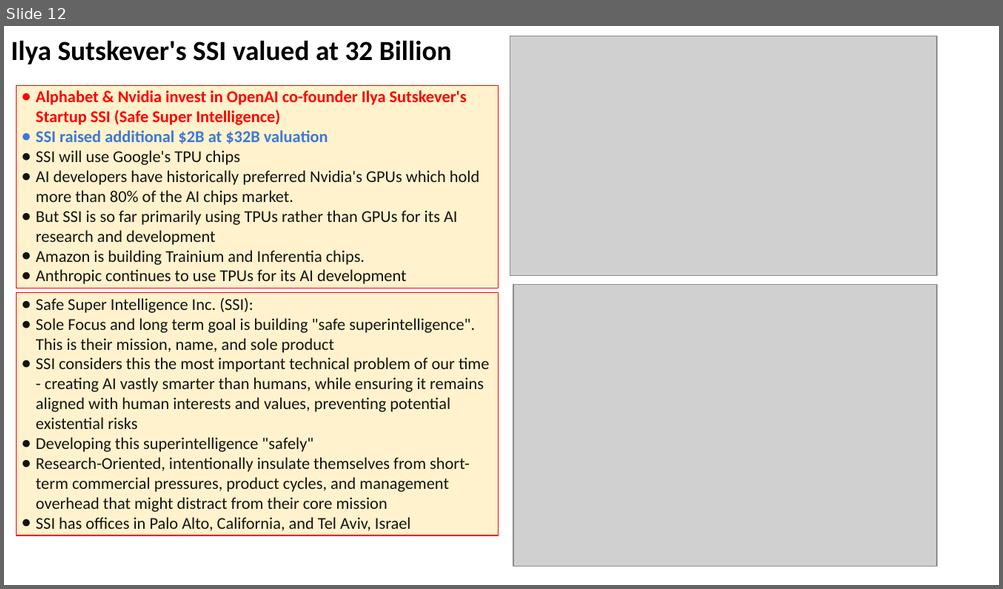
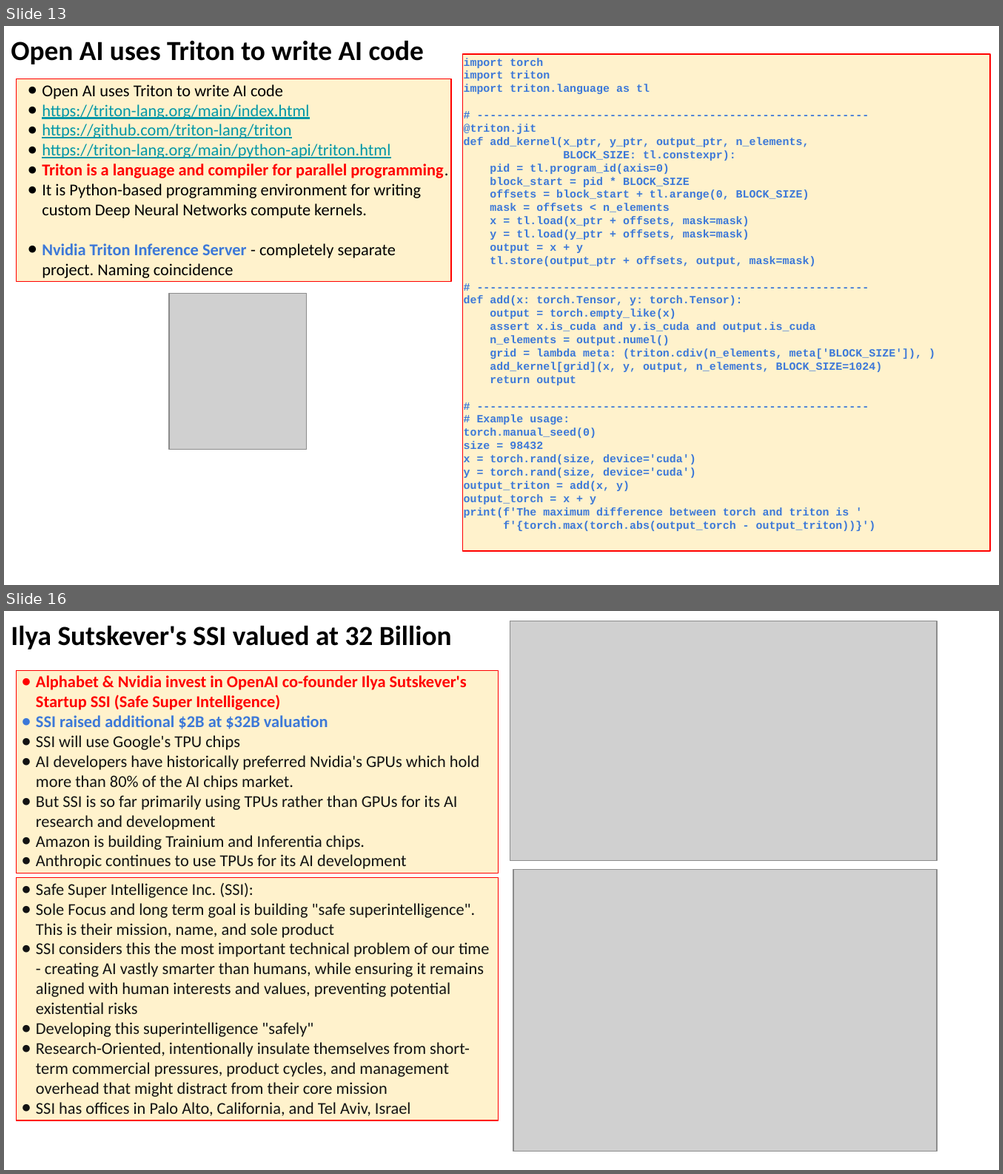
Before and after one commit to lselector/seminar, a slide deck: 2025/2025-04-18-AI-Updates.pptx. Shown one above the other, each under a label of ours: slide 12 before the commit, slides 13 and 16 after it; the slides between them are not shown. The pictures are 1003x589 and 1003x1174 pixels, drawn with LibreOffice and Linux fonts; fonts in the diff are those of the drawing; grey boxes stand for pictures. Boxes give left, top, right and bottom in pixels: in the first picture for what was removed or moved away, otherwise in the second. Text is boxed around its words. In the diff, an @@ line names an element or a change of style, - is before the commit and + after.

```diff
--- a/2025/2025-04-18-AI-Updates.pptx
+++ b/2025/2025-04-18-AI-Updates.pptx
@@ slide 13 added at [4, 26, 999, 585], background #FFFFFF @@
@@ text added at [11, 40, 424, 64], 20 pt, text #000000, bold @@
+Open AI uses Triton to write AI code
@@ rectangle added at [463, 54, 990, 551], fill #FFF2CC, outline #FF0000 0.75 pt, 8 pt, text #3C78D8, bold @@
+import torch
+import triton
+import triton.language as tl
+# -----------------------------------------------------------
+@triton.jit
+def add_kernel(x_ptr, y_ptr, output_ptr, n_elements,
+BLOCK_SIZE: tl.constexpr):
+pid = tl.program_id(axis=0)
+block_start = pid * BLOCK_SIZE
+offsets = block_start + tl.arange(0, BLOCK_SIZE)
+mask = offsets < n_elements
+x = tl.load(x_ptr + offsets, mask=mask)
+y = tl.load(y_ptr + offsets, mask=mask)
+output = x + y
+tl.store(output_ptr + offsets, output, mask=mask)
+# -----------------------------------------------------------
+def add(x: torch.Tensor, y: torch.Tensor):
+output = torch.empty_like(x)
+assert x.is_cuda and y.is_cuda and output.is_cuda
+n_elements = output.numel()
+grid = lambda meta: (triton.cdiv(n_elements, meta['BLOCK_SIZE']), )
+add_kernel[grid](x, y, output, n_elements, BLOCK_SIZE=1024)
+return output
+# -----------------------------------------------------------
+# Example usage:
+torch.manual_seed(0)
+size = 98432
+x = torch.rand(size, device='cuda')
+y = torch.rand(size, device='cuda')
+output_triton = add(x, y)
+output_torch = x + y
+print(f'The maximum difference between torch and triton is '
+f'{torch.max(torch.abs(output_torch - output_triton))}')
@@ rectangle added at [16, 79, 450, 281], fill #FFF2CC, outline #FF0000 0.75 pt, 12 pt, text #000000 @@
+● Open AI uses Triton to write AI code
+● https://triton-lang.org/main/index.html
+● https://github.com/triton-lang/triton
+● https://triton-lang.org/main/python-api/triton.html
+● Triton is a language and compiler for parallel programming.
+● It is Python-based programming environment for writing custom Deep Neural Networks compute kernels.
+● Nvidia Triton Inference Server - completely separate project. Naming coincidence
@@ picture added at [169, 294, 307, 450] @@
@@ what was slide 12 is now slide 16 @@
```
Also in this commit, not shown: 5 slides changed, 6 other slides added, 2 slides removed.
